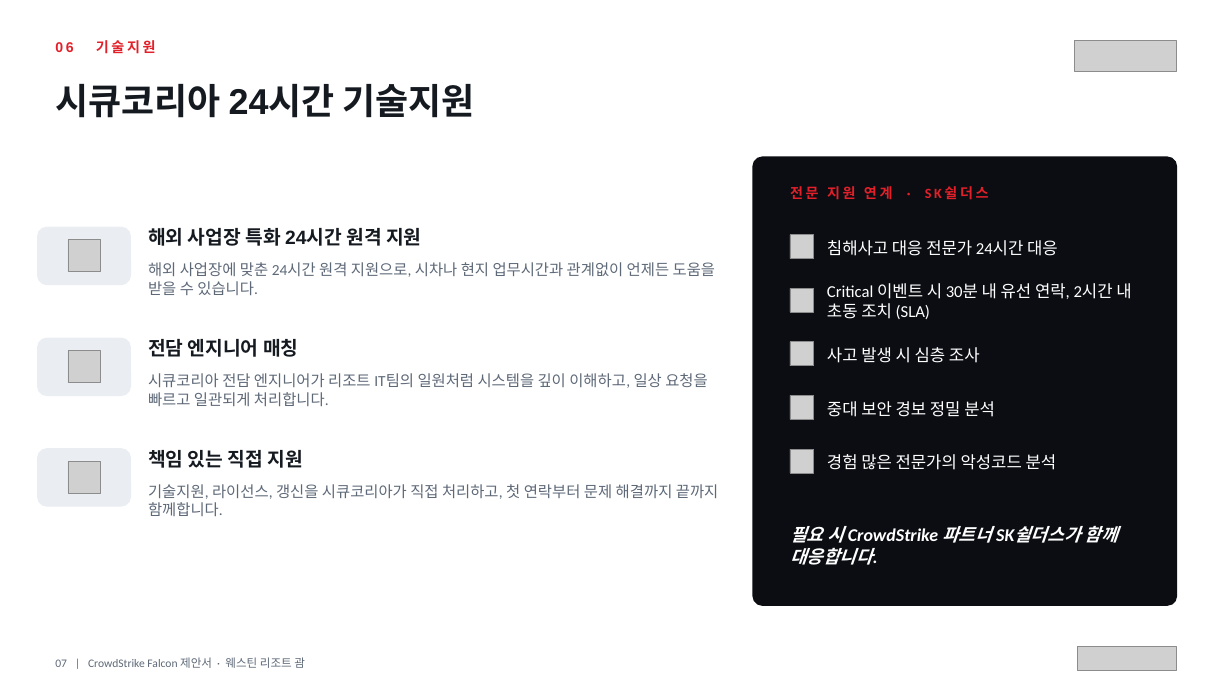
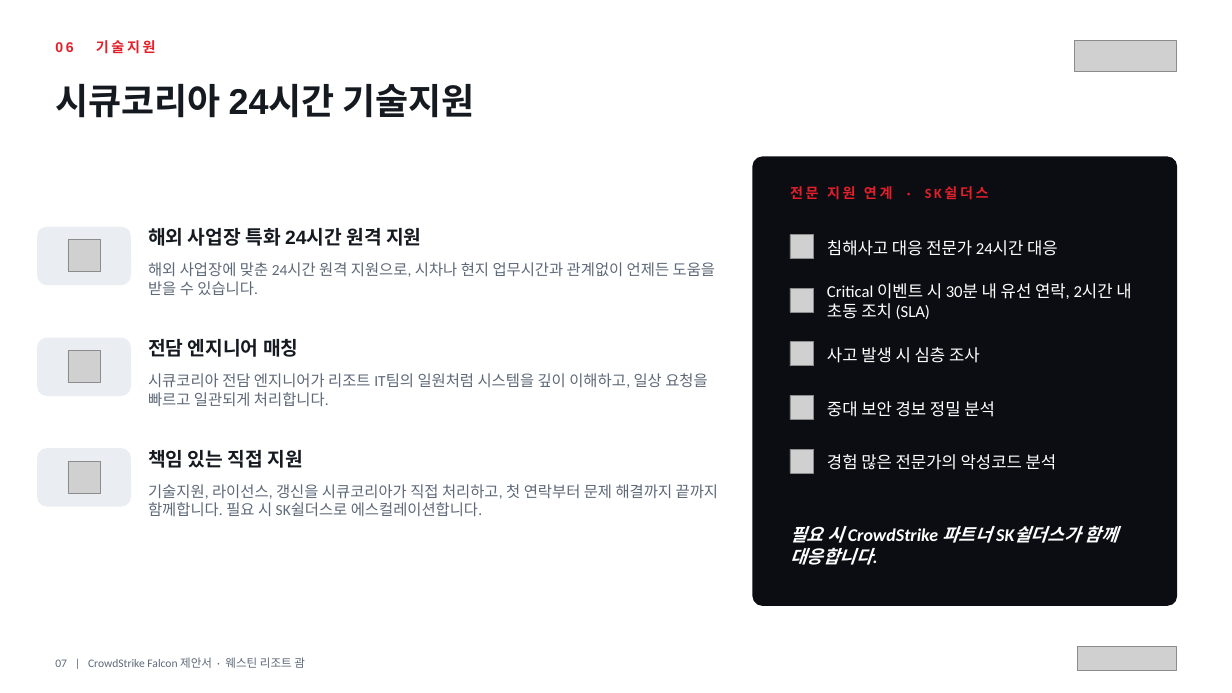
Before and after one commit to BigLee-Creator/Recommendations, a slide deck: slide 7 of KOR._CrowdStrike_Falcon_Proposal_for_Westin_Resort_Guam_SECUKOREA.pptx. Drawn at 1232x693 pixels with LibreOffice and Linux fonts; fonts in the diff are those of the drawing; grey boxes stand for pictures. Boxes give left, top, right and bottom in pixels: in the first picture for what was removed or moved away, otherwise in the second. Text is boxed around its words. In the diff, an @@ line names an element or a change of style, - is before the commit and + after.

```diff
--- a/KOR._CrowdStrike_Falcon_Proposal_for_Westin_Resort_Guam_SECUKOREA.pptx
+++ b/KOR._CrowdStrike_Falcon_Proposal_for_Westin_Resort_Guam_SECUKOREA.pptx
@@ text at bbox=[148, 484, 718, 516]: text changed @@
-기술지원, 라이선스, 갱신을 시큐코리아가 직접 처리하고, 첫 연락부터 문제 해결까지 끝까지 함께합니다.
+기술지원, 라이선스, 갱신을 시큐코리아가 직접 처리하고, 첫 연락부터 문제 해결까지 끝까지 함께합니다. 필요 시 SK쉴더스로 에스컬레이션합니다.
```
Also in this commit, not shown: 2 other slides changed, 1 other file.
